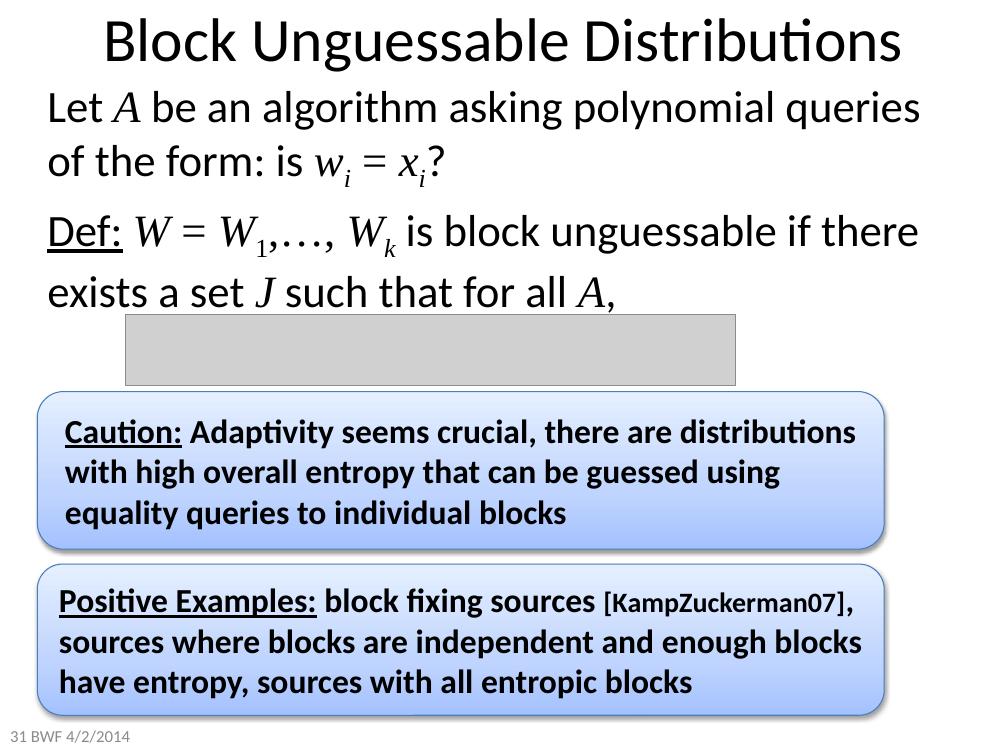
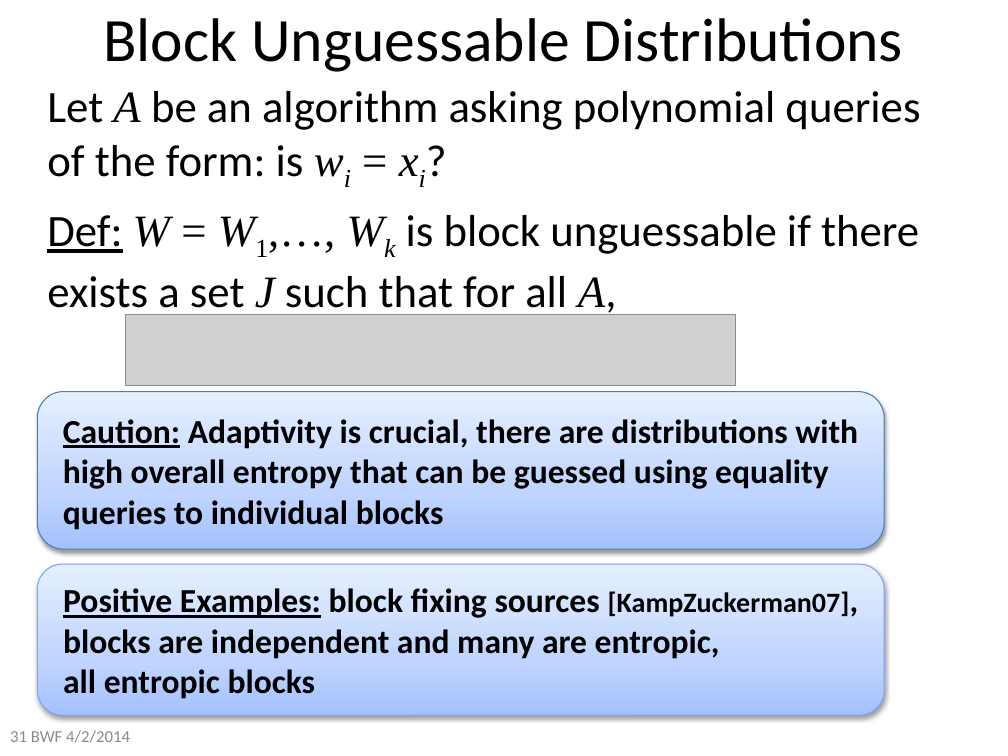
Before and after one commit to xianruimeng/comp-fuzzy-ext, a slide deck: slide 31 of constantRate/KeyDerivationWithNegativeUsable.pptx. Drawn at 1008x756 pixels with LibreOffice and Linux fonts; fonts in the diff are those of the drawing; grey boxes stand for pictures. Boxes give left, top, right and bottom in pixels: in the first picture for what was removed or moved away, otherwise in the second. Text is boxed around its words. In the diff, an @@ line names an element or a change of style, - is before the commit and + after.

```diff
--- a/constantRate/KeyDerivationWithNegativeUsable.pptx
+++ b/constantRate/KeyDerivationWithNegativeUsable.pptx
@@ text in rounded rectangle at [63,419,858,530]: text changed @@
-Caution: Adaptivity seems crucial, there are distributions with high overall entropy that can be guessed using equality queries to individual blocks
+Caution: Adaptivity is crucial, there are distributions with high overall entropy that can be guessed using equality queries to individual blocks
@@ rounded rectangle "Positive Examples: block fixing sources ..." at [37,564,884,716]: outline #4B7EBC 0.75 pt to #82A0FF 0.75 pt @@
@@ text in rounded rectangle at [63,588,850,699]: text changed @@
-Positive Examples: block fixing sources [KampZuckerman07], sources where blocks are independent and enough blocks have entropy, sources with all entropic blocks
+Positive Examples: block fixing sources [KampZuckerman07], blocks are independent and many are entropic,
+all entropic blocks
```
Also in this commit, not shown: 24 other slides changed, 7 slides added, 1 slide removed.
